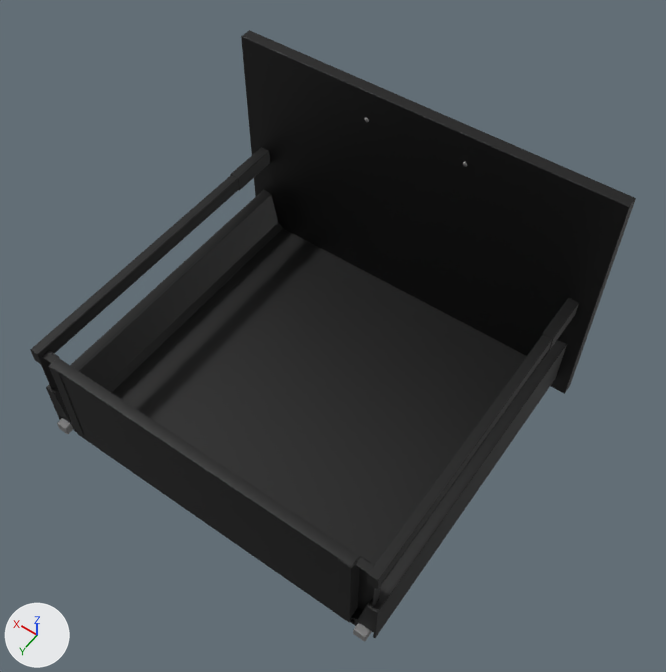
The FBX model Models/Kitchen01Drawer02/meshes/fbx/Kitchen01Drawer02.fbx as it was, and as the next commit left it.
Camera for both pictures: a 50 mm lens placed at (-0.476, 0.634, 0.973), pointed at (-0.03, 0.009, -0.009). Arrows for +X, +Y and +Z are at lower left; the lights stay in place. Objects named as collision shapes, trigger or cutter boxes, shadow casters or lower levels of detail are left out. Where no turn or scale is listed for an object, it has been applied to the vertices.

Objects in the first picture: 'kitchen_01_drawer_02'.
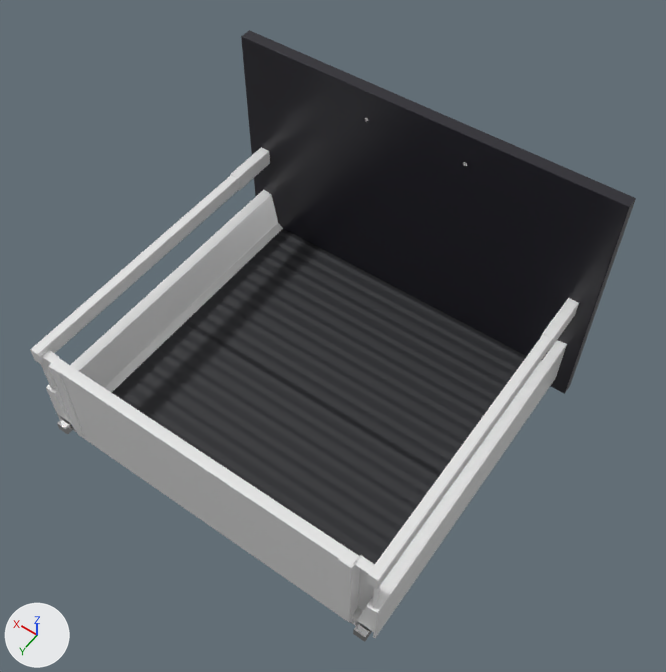
The newer file is also turned or shifted as a whole; pictures and numbers use the older file's frame.

Pixel boxes (x1, y1, x2, y2) of what changed, in the pictures (666 x 672 px):
'kitchen_01_drawer_02', recoloured (black to grey)
    both: (30, 30, 636, 639)

The change, as a diff of the scene's bpy script:
```diff
--- a/Models/Kitchen01Drawer02/meshes/fbx/Kitchen01Drawer02.fbx.py
+++ b/Models/Kitchen01Drawer02/meshes/fbx/Kitchen01Drawer02.fbx.py
@@ img_m_drawermatnormal_png @@
+img_m_drawermatnormal_png = load_image('M_DrawerMatNormal.png', '_unpacked/M_DrawerMatNormal.png', 128, 128, 'Non-Color')
@@ img_m_metalchrome_png @@
+img_m_metalchrome_png = load_image('M_MetalChrome.png', '_unpacked/M_MetalChrome.png', 128, 128, 'sRGB')
@@ mat_m_drawermat @@
+mat_m_drawermat = bpy.data.materials.new('M_DrawerMat')
+# colours: black #27282c
+# uses the picture img_m_drawermatnormal_png
@@ mat_m_plasticwhite @@
+mat_m_plasticwhite = principled_material('M_PlasticWhite')
+mat_m_plasticwhite.base_color = (0.799, 0.799, 0.799)  # white #e7e7e7
+mat_m_plasticwhite.roughness = 0.298
@@ mat_m_metachrome @@
+mat_m_metachrome = principled_material('M_MetaChrome')
+mat_m_metachrome.texture = img_m_metalchrome_png  # with its transparency
+mat_m_metachrome.metallic = 1.0
+mat_m_metachrome.roughness = 0.098
@@ mat_m_kitchenfronts @@
+mat_m_kitchenfronts = principled_material('M_KitchenFronts')
+mat_m_kitchenfronts.base_color = (0.0185, 0.0176, 0.0252)  # black #25242c
+mat_m_kitchenfronts.roughness = 0.298
@@ me_kitchen01drawer02 @@
 me_kitchen01drawer02.from_pydata(...)  # 6548 vertices, 12660 faces; spans x -0.298..0.298, y -0.243..0.276, z -0.197..0.197
-me_kitchen01drawer02.materials.append(mat_m_plastic_white)  # black #000000
-me_kitchen01drawer02.materials.append(mat_m_metal_chrome)  # grey #808080
-me_kitchen01drawer02.materials.append(mat_m_drawer_mat)  # black #000000
-me_kitchen01drawer02.materials.append(mat_m_kitchen_fronts)  # black #000000
+me_kitchen01drawer02.materials.append(mat_m_plasticwhite)  # white #e7e7e7
+me_kitchen01drawer02.materials.append(mat_m_metachrome)  # picture img_m_metalchrome_png
+me_kitchen01drawer02.materials.append(mat_m_drawermat)
+me_kitchen01drawer02.materials.append(mat_m_kitchenfronts)  # black #25242c
```
